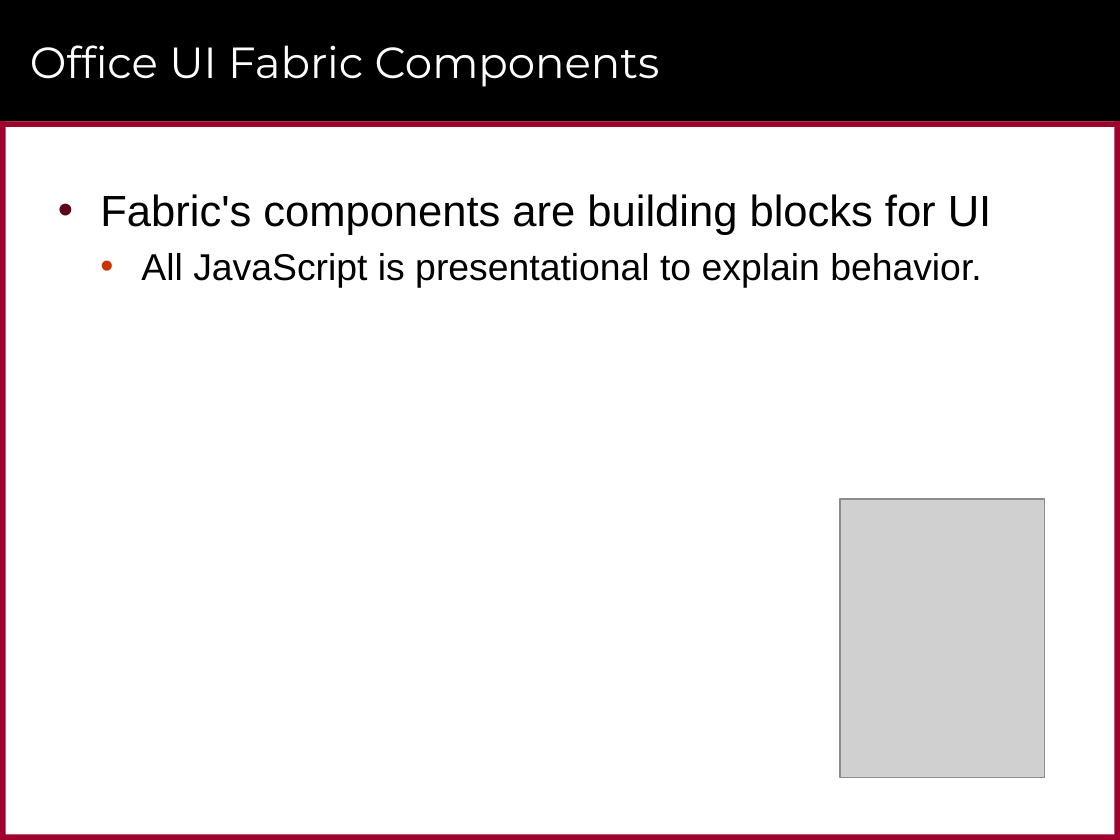
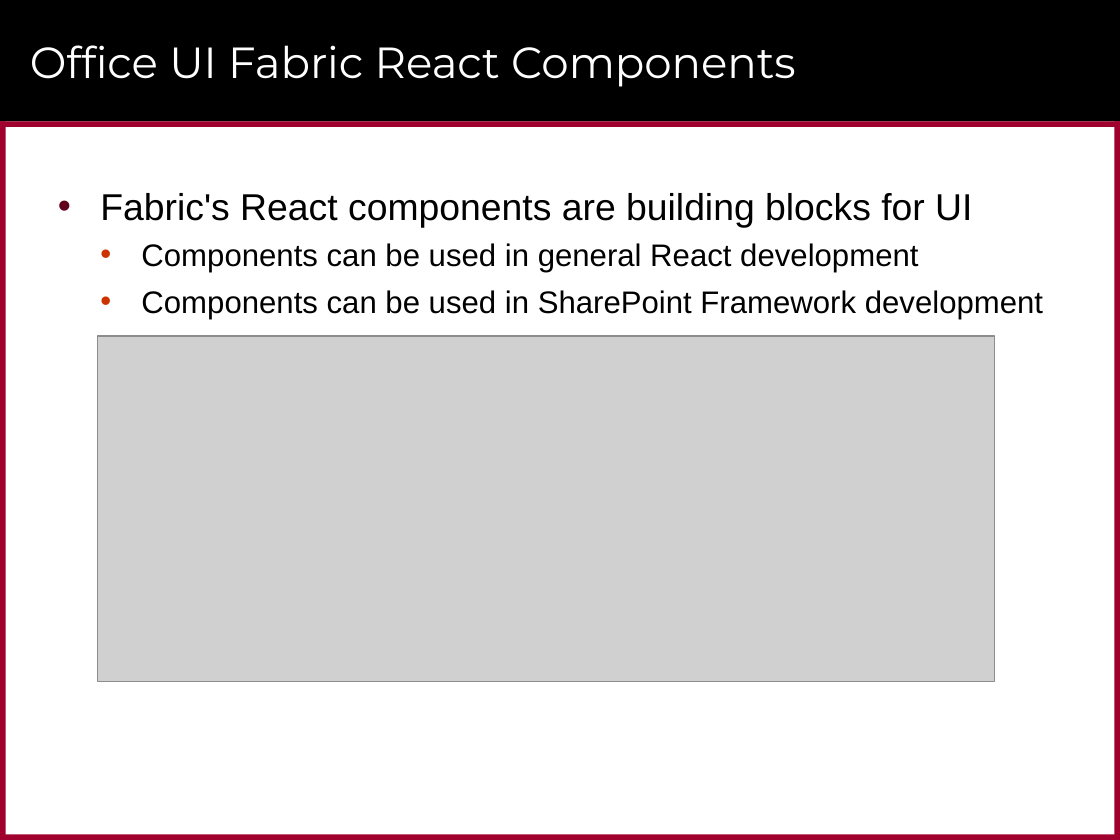
Before and after one commit to CriticalPathTraining/MSD365_Courseware, a slide deck: slide 21 of 05 ReactWebParts.pptx (slide 17 before the commit). Drawn at 1120x840 pixels with LibreOffice and Linux fonts; fonts in the diff are those of the drawing; grey boxes stand for pictures; background and template pictures are left out. Boxes give left, top, right and bottom in pixels: in the first picture for what was removed or moved away, otherwise in the second. Text is boxed around its words. In the diff, an @@ line names an element or a change of style, - is before the commit and + after.

```diff
--- a/05 ReactWebParts.pptx
+++ b/05 ReactWebParts.pptx
@@ title at bbox=[30, 45, 796, 87]: text changed @@
-Office UI Fabric Components
+Office UI Fabric React Components
@@ text at bbox=[100, 193, 1043, 319]: text changed; size 24 to 20 pt @@
-• Fabric's components are building blocks for UI
-  • All JavaScript is presentational to explain behavior.
+• Fabric's React components are building blocks for UI
+  • Components can be used in general React development
+  • Components can be used in SharePoint Framework development
@@ picture added at bbox=[97, 336, 995, 681] @@
@@ picture removed at bbox=[840, 498, 1044, 777] @@
```
Also in this commit, not shown: 4 other slides changed, 24 slides added, 4 slides removed, 4 other files.
